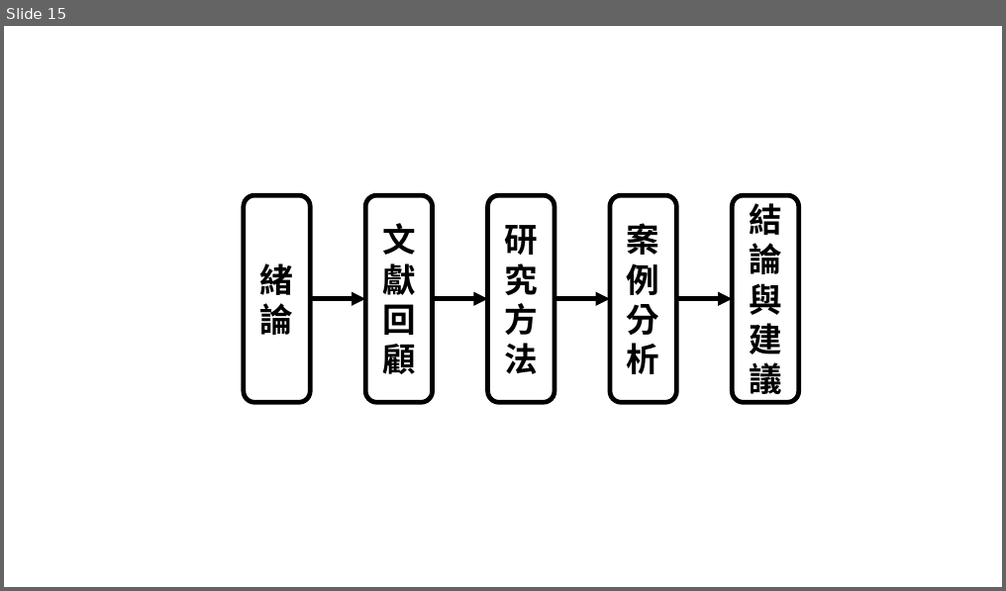
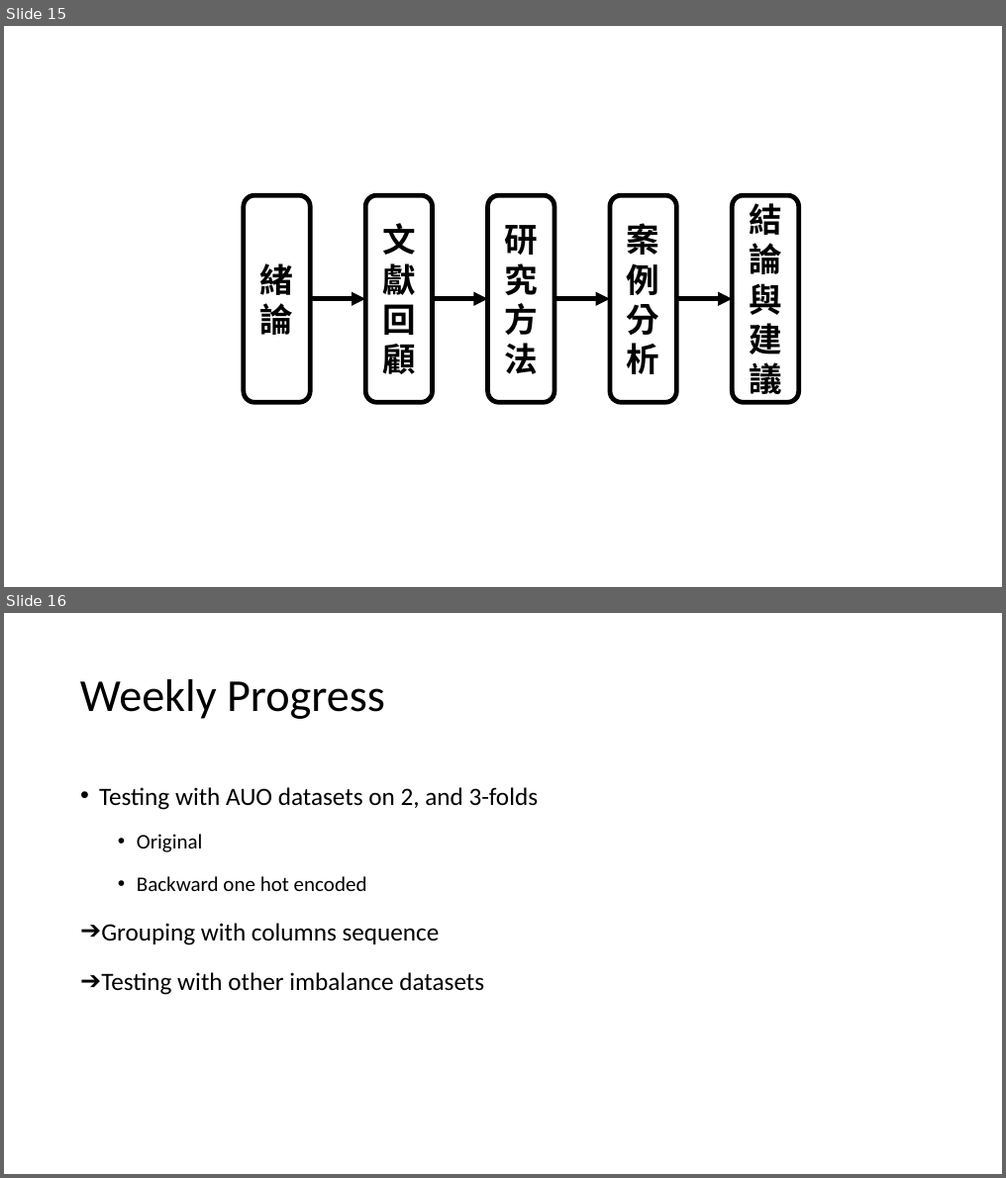
Before and after one commit to R64825/NTUIIE-Research, a slide deck: ppt/2022-10 meeting.pptx. Shown one above the other, each under a label of ours: slide 15 before the commit, slides 15 and 16 after it. The pictures are 1006x591 and 1006x1178 pixels, drawn with LibreOffice and Linux fonts; fonts in the diff are those of the drawing. Boxes give left, top, right and bottom in pixels: in the first picture for what was removed or moved away, otherwise in the second. Text is boxed around its words. In the diff, an @@ line names an element or a change of style, - is before the commit and + after.

```diff
--- a/ppt/2022-10 meeting.pptx
+++ b/ppt/2022-10 meeting.pptx
@@ slide 16 added at (x1=4, y1=613, x2=1002, y2=1174), background #FFFFFF @@
@@ title added at (x1=80, y1=679, x2=385, y2=719), 44 pt, text #000000 @@
+Weekly Progress
@@ text added at (x1=99, y1=787, x2=539, y2=995), 24 pt, text #000000 @@
+  • Testing with AUO datasets on 2, and 3-folds
+    • Original
+    • Backward one hot encoded
+  ➔ Grouping with columns sequence
+  ➔ Testing with other imbalance datasets
```
Also in this commit, not shown: 8 other slides added.
